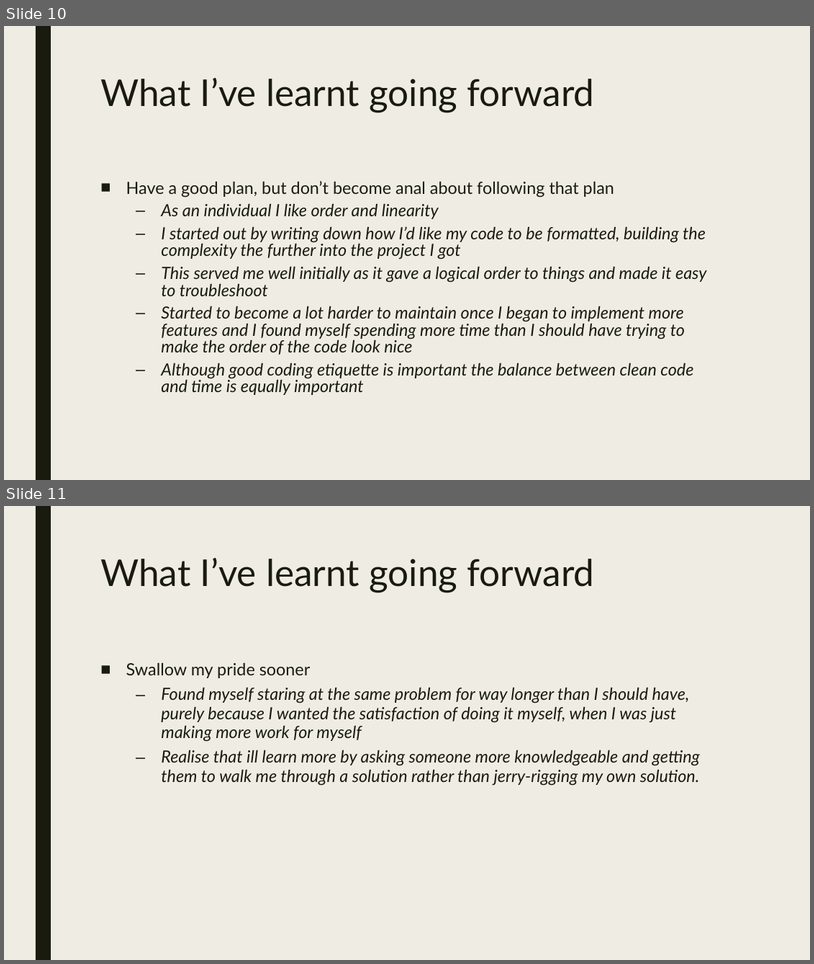
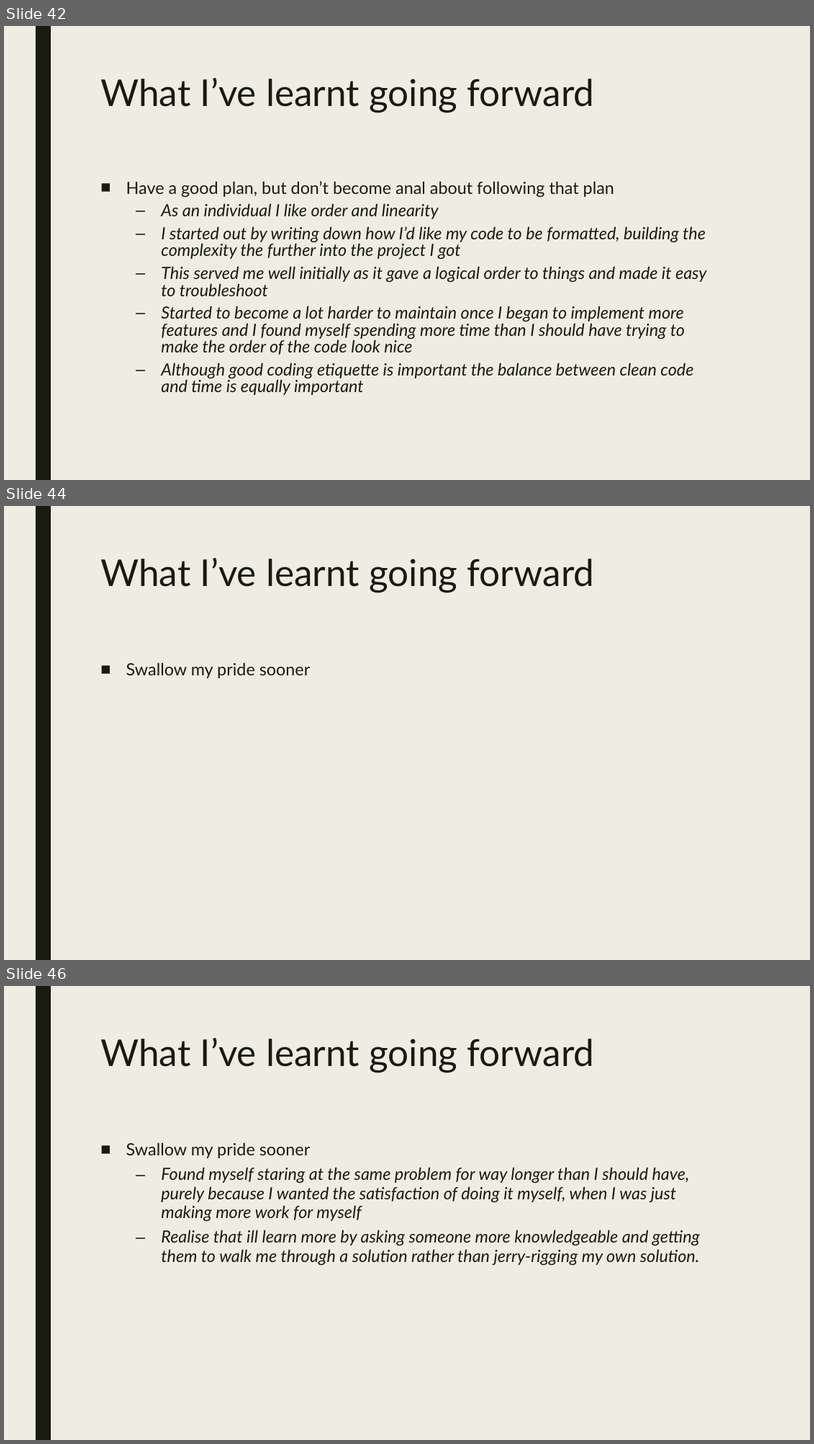
Before and after one commit to Sainsburys-bootcamp-2022/Aidan-Project, a slide deck: mini-project-presentation.pptx. Shown one above the other, each under a label of ours: slides 10 and 11 before the commit, slides 42, 44 and 46 after it; the slides between them are not shown. The pictures are 814x964 and 814x1444 pixels, drawn with LibreOffice and Linux fonts; fonts in the diff are those of the drawing. Boxes give left, top, right and bottom in pixels: in the first picture for what was removed or moved away, otherwise in the second. Text is boxed around its words. In the diff, an @@ line names an element or a change of style, - is before the commit and + after.

```diff
--- a/mini-project-presentation.pptx
+++ b/mini-project-presentation.pptx
@@ slide 44 added at <box>4,506,810,960</box>, background #EFEDE3; not listed: 1 template element that a slide beside it also shows @@
@@ title added at <box>100,558,594,592</box>, 44 pt, text #191B0E @@
+What I’ve learnt going forward
@@ text added at <box>126,662,310,678</box>, 20 pt, text #191B0E @@
+■ Swallow my pride sooner
@@ what was slide 10 is now slide 42 @@
@@ what was slide 11 is now slide 46 @@
```
Also in this commit, not shown: 2 slides changed, 34 other slides added, 2 other files.
